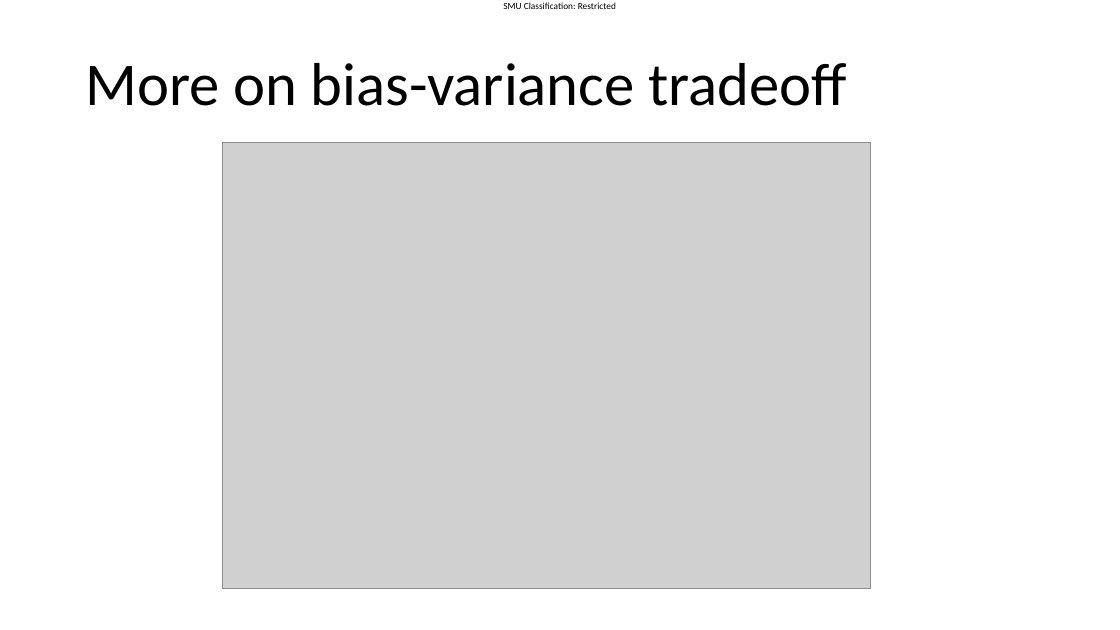
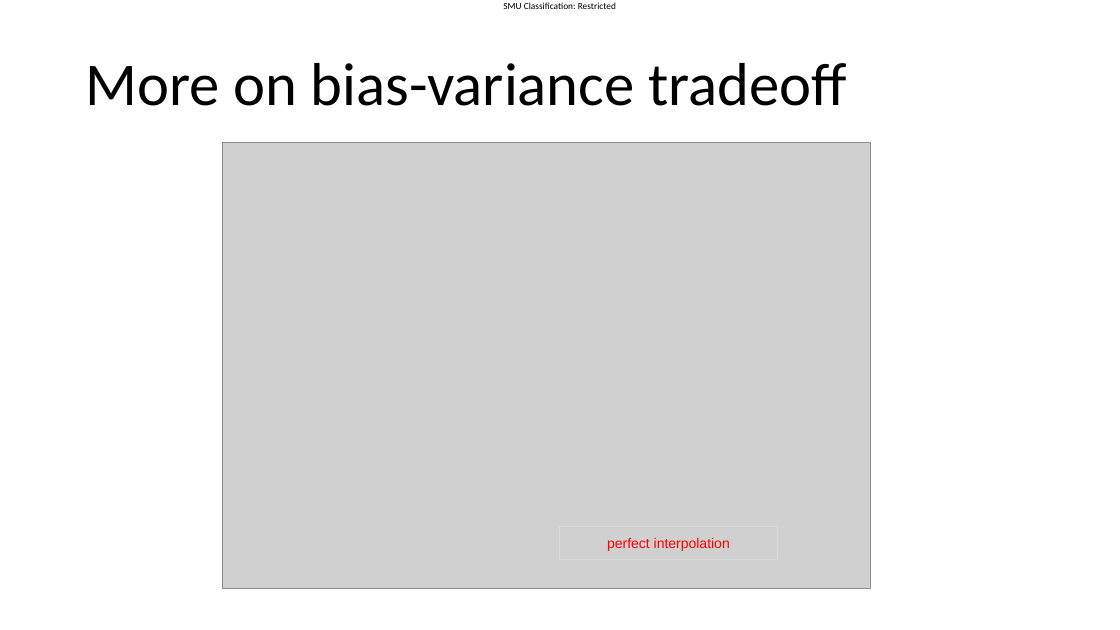
Before and after one commit to SMUMQF2425/qf624_qf632_2025, a slide deck: slide 6 of Lecture slides - Week 7.pptx. Drawn at 1120x630 pixels with LibreOffice and Linux fonts; fonts in the diff are those of the drawing; grey boxes stand for pictures. Boxes give left, top, right and bottom in pixels: in the first picture for what was removed or moved away, otherwise in the second. Text is boxed around its words. In the diff, an @@ line names an element or a change of style, - is before the commit and + after.

```diff
--- a/Lecture slides - Week 7.pptx
+++ b/Lecture slides - Week 7.pptx
@@ rectangle added at (560,526,778,560), outline #D9D9D9 0.75 pt, 12 pt, text #FF0000 @@
+perfect interpolation
```
Also in this commit, not shown: 9 other slides changed, 8 slides added, 1 slide removed, 1 other file.
